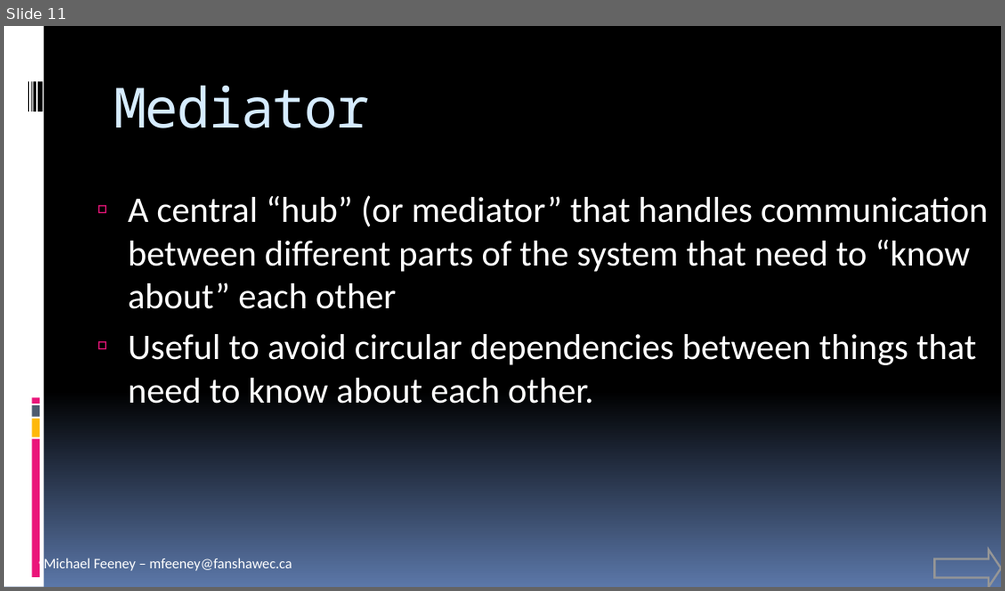
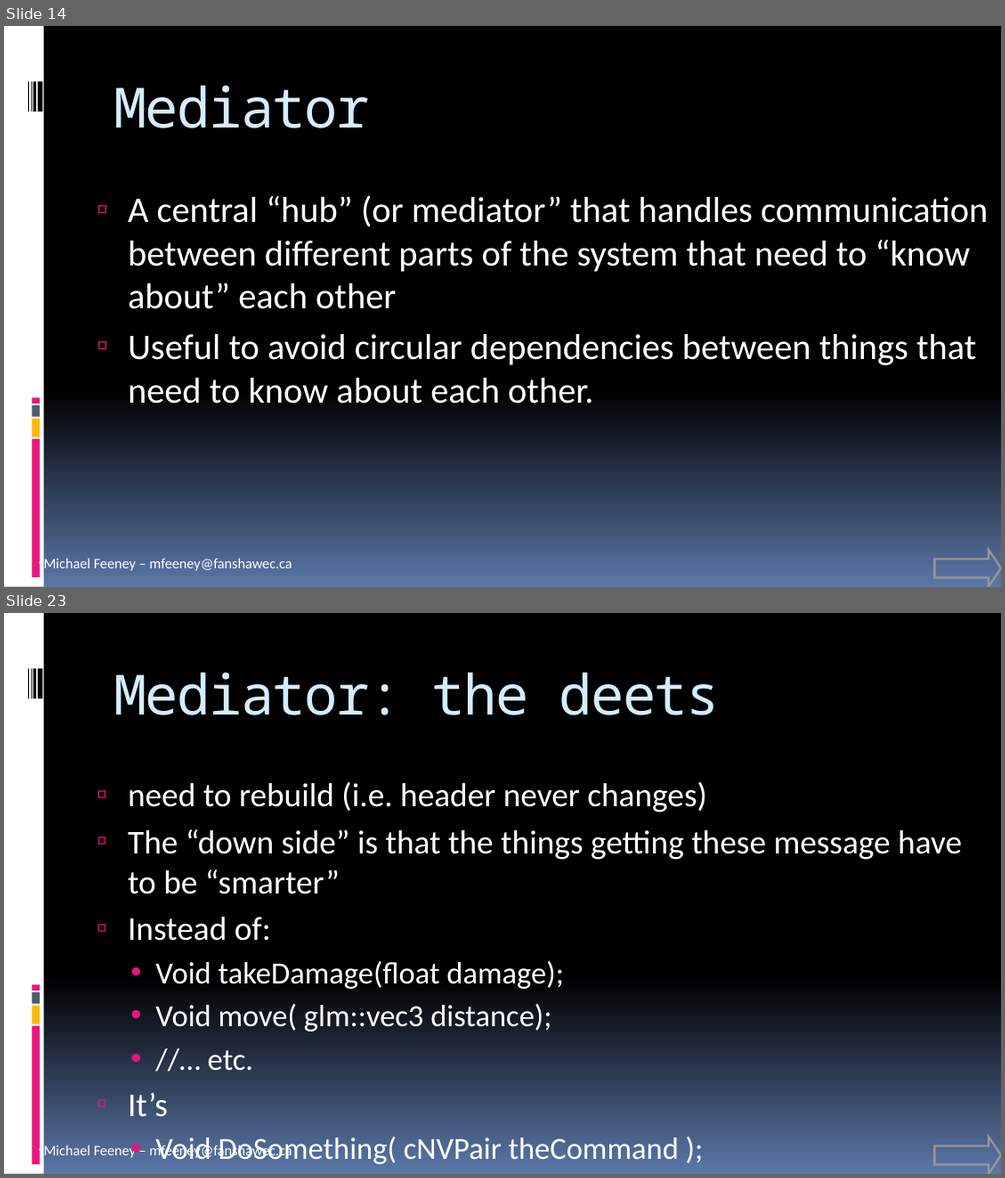
Before and after one commit to FeeneyCodes/GDP202425, a slide deck: 6044_FramPat/D2D/INFO_6044_Patterns (live document).pptx. Shown one above the other, each under a label of ours: slide 11 before the commit, slides 14 and 23 after it; the slides between them are not shown. The pictures are 1005x591 and 1005x1178 pixels, drawn with LibreOffice and Linux fonts; fonts in the diff are those of the drawing. Boxes give left, top, right and bottom in pixels: in the first picture for what was removed or moved away, otherwise in the second. Text is boxed around its words. In the diff, an @@ line names an element or a change of style, - is before the commit and + after.

```diff
--- a/6044_FramPat/D2D/INFO_6044_Patterns (live document).pptx
+++ b/6044_FramPat/D2D/INFO_6044_Patterns (live document).pptx
@@ slide 23 added at (x1=4, y1=613, x2=1001, y2=1174), background gradient #000000 to #5B77A8; not listed: 10 template elements that a slide beside it also shows @@
@@ title added at (x1=113, y1=672, x2=720, y2=715), 40 pt, text #D6ECFF @@
+Mediator: the deets
@@ text added at (x1=128, y1=782, x2=962, y2=1117), 24.1 pt, text #FFFFFF @@
+  ▫ need to rebuild (i.e. header never changes)
+  ▫ The “down side” is that the things getting these message have to be “smarter”
+  ▫ Instead of:
+    • Void takeDamage(float damage);
+    • Void move( glm::vec3 distance);
+    • //… etc.
+  ▫ It’s
+    • Void DoSomething( cNVPair theCommand );
@@ right arrow added at (x1=934, y1=1136, x2=1001, y2=1174), outline #969696 1.5 pt @@
@@ what was slide 11 is now slide 14 @@
```
Also in this commit, not shown: 1 slide changed, 13 other slides added, 32 other files.
